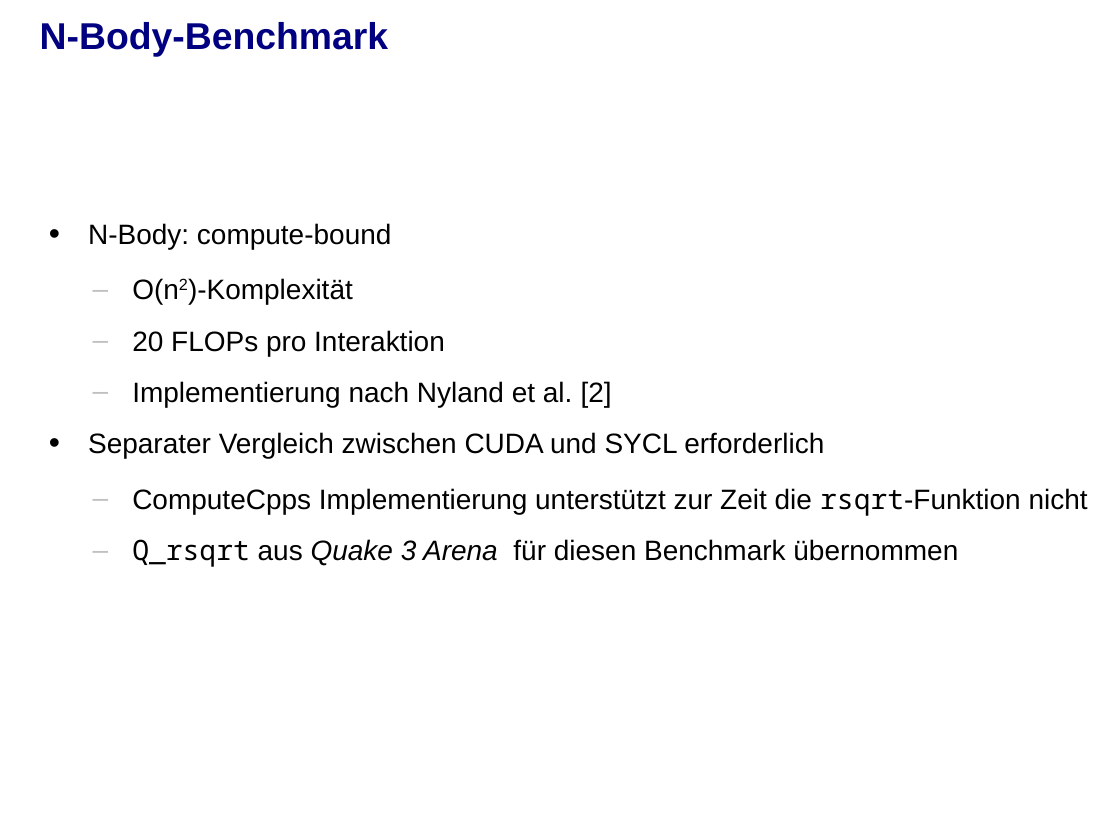
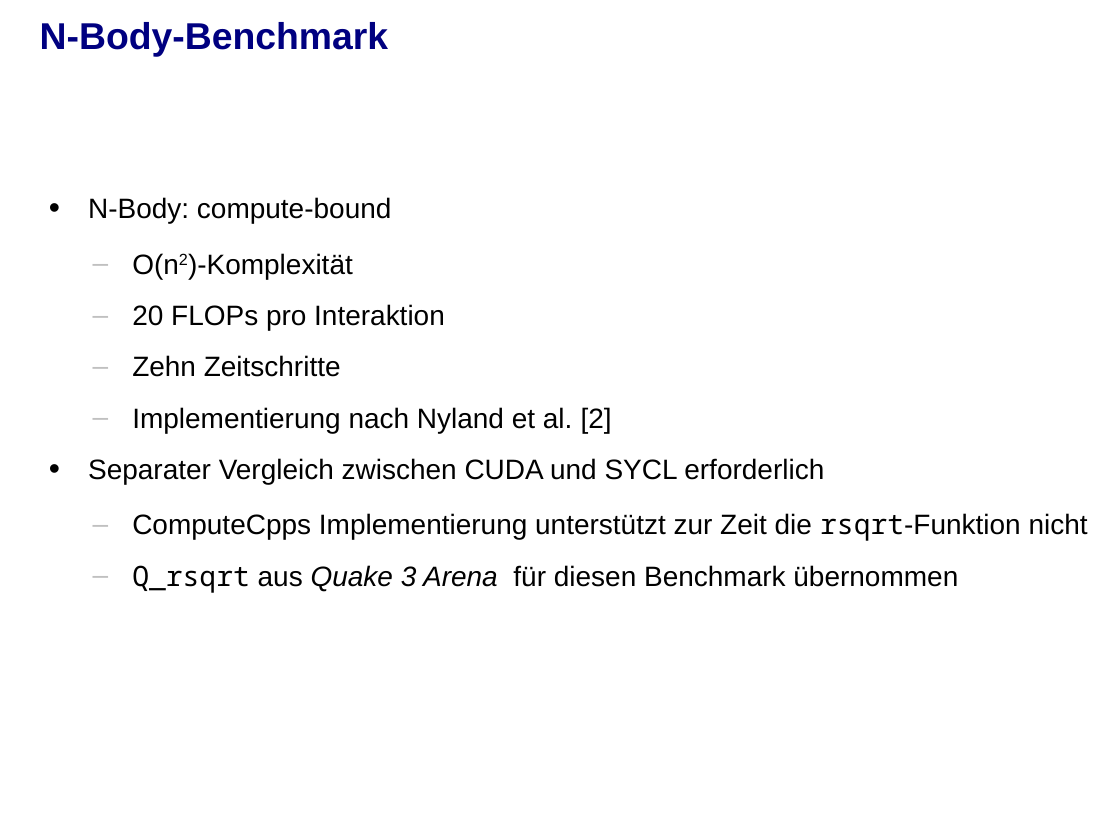
Before and after one commit to j-stephan/fpg, a slide deck: slide 38 of presentation/presentation.odp. Drawn at 1120x840 pixels with LibreOffice and Linux fonts; fonts in the diff are those of the drawing; background and template pictures are left out. Boxes give left, top, right and bottom in pixels: in the first picture for what was removed or moved away, otherwise in the second. Text is boxed around its words. In the diff, an @@ line names an element or a change of style, - is before the commit and + after.

```diff
--- a/presentation/presentation.odp
+++ b/presentation/presentation.odp
@@ text at box(132, 355, 341, 377): paragraph added @@
+  – Zehn Zeitschritte
```
Also in this commit, not shown: 2 other files.
